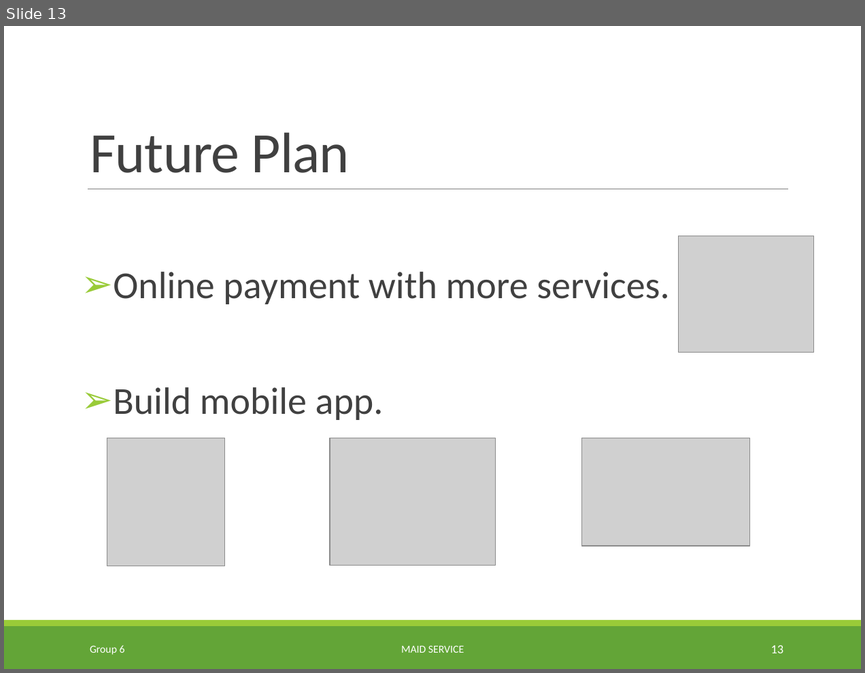
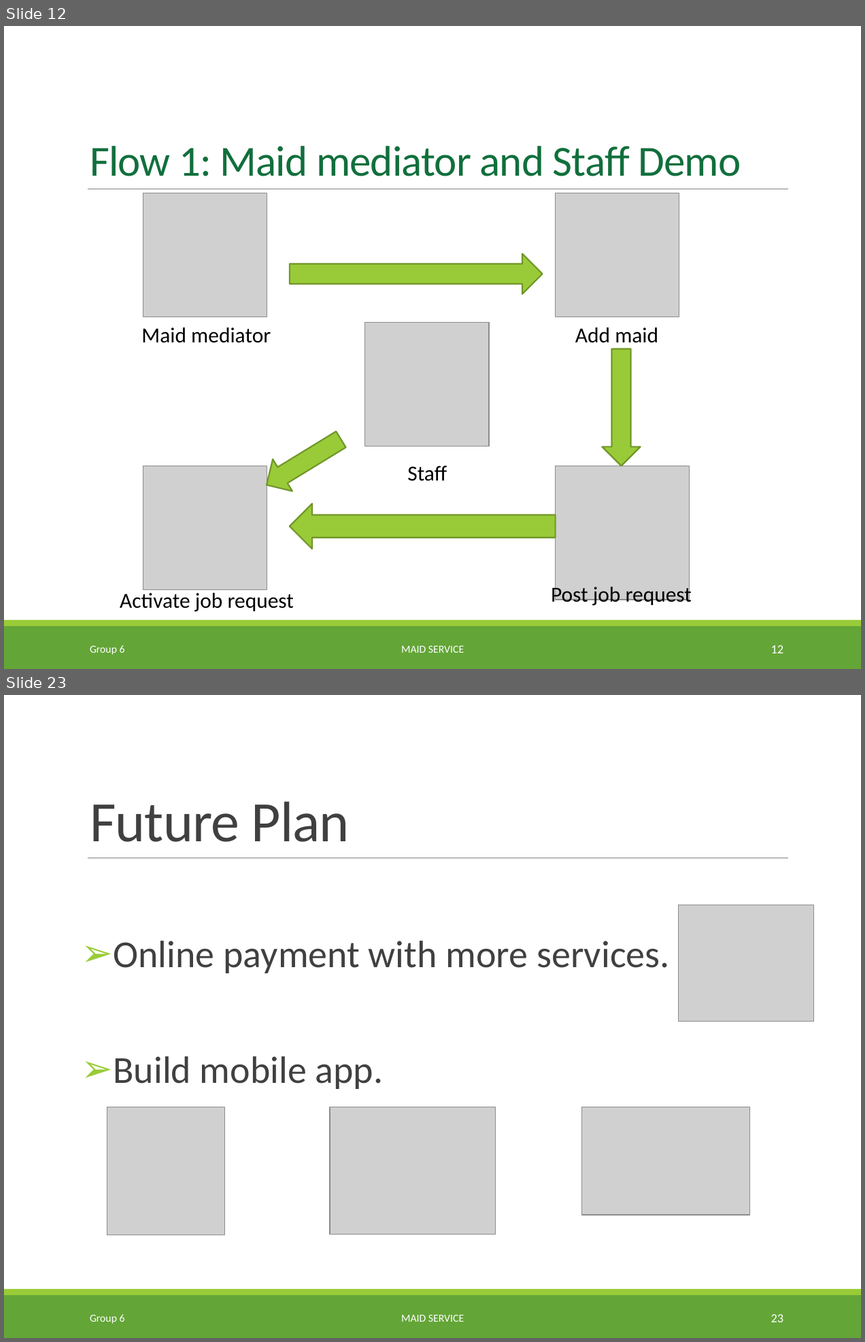
Before and after one commit to TuanBT/ms-website, a slide deck: 06.Personal Archives/04.CongNT/MS_Slide.pptx. Shown one above the other, each under a label of ours: slide 13 before the commit, slides 12 and 23 after it; the slides between them are not shown. The pictures are 865x673 and 865x1342 pixels, drawn with LibreOffice and Linux fonts; fonts in the diff are those of the drawing; grey boxes stand for pictures; background and template pictures are left out. Boxes give left, top, right and bottom in pixels: in the first picture for what was removed or moved away, otherwise in the second. Text is boxed around its words. In the diff, an @@ line names an element or a change of style, - is before the commit and + after.

```diff
--- a/06.Personal Archives/04.CongNT/MS_Slide.pptx
+++ b/06.Personal Archives/04.CongNT/MS_Slide.pptx
@@ slide 12 added at [4,26,861,669], background picture (left out); not listed: 3 template elements that a slide beside it also shows @@
@@ title added at [90,146,741,176], 36 pt, text #116F3C @@
+Flow 1: Maid mediator and Staff Demo
@@ picture added at [143,193,267,317] @@
@@ picture added at [555,193,679,317] @@
@@ right arrow added at [290,254,542,294], fill #99CB38, outline #719629 1.25 pt @@
@@ text added at [141,327,271,343], 18 pt, text #000000 @@
+Maid mediator
@@ picture added at [364,322,489,447] @@
@@ text added at [575,327,658,343], 18 pt, text #000000 @@
+Add maid
@@ down arrow added at [602,349,640,467], fill #99CB38, outline #719629 1.25 pt @@
@@ left arrow added at [257,423,351,501], fill #99CB38, outline #719629 1.25 pt @@
@@ picture added at [143,465,267,590] @@
@@ text added at [407,465,447,481], 18 pt, text #000000 @@
+Staff
@@ picture added at [555,465,689,599] @@
@@ left arrow added at [290,503,555,549], fill #99CB38, outline #719629 1.25 pt @@
@@ text added at [120,589,294,611], 18 pt, text #000000 @@
+Activate job request
@@ text added at [551,583,691,606], 18 pt, text #000000 @@
+Post job request
@@ text added at [90,645,125,654], 9 pt, text #FFFFFF @@
+Group 6
@@ text added at [401,645,464,652], 9 pt, text #FFFFFF @@
+MAID SERVICE
@@ page number added at [771,645,784,653], 10.5 pt, text #FFFFFF @@
+12
@@ what was slide 13 is now slide 23 @@
@@ page number at [771,1314,784,1322]: text changed @@
-13
+23
```
Also in this commit, not shown: 10 slides changed, 12 other slides added, 2 slides removed.
